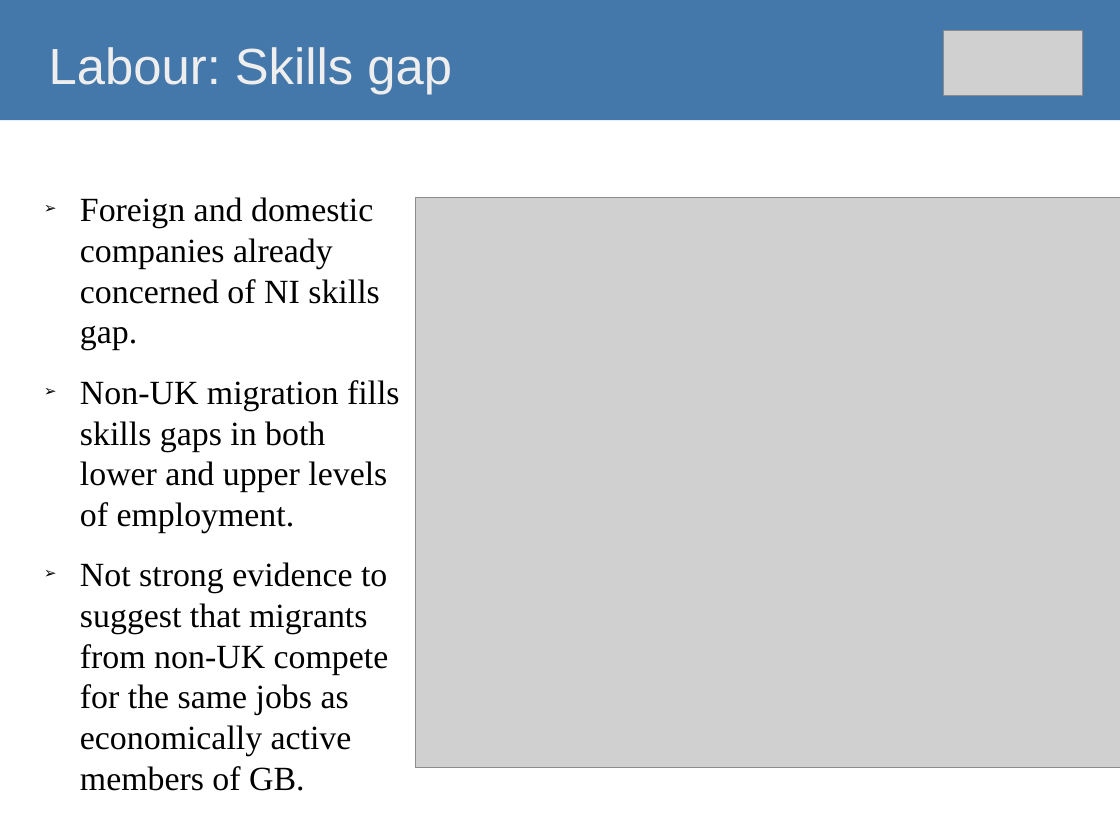
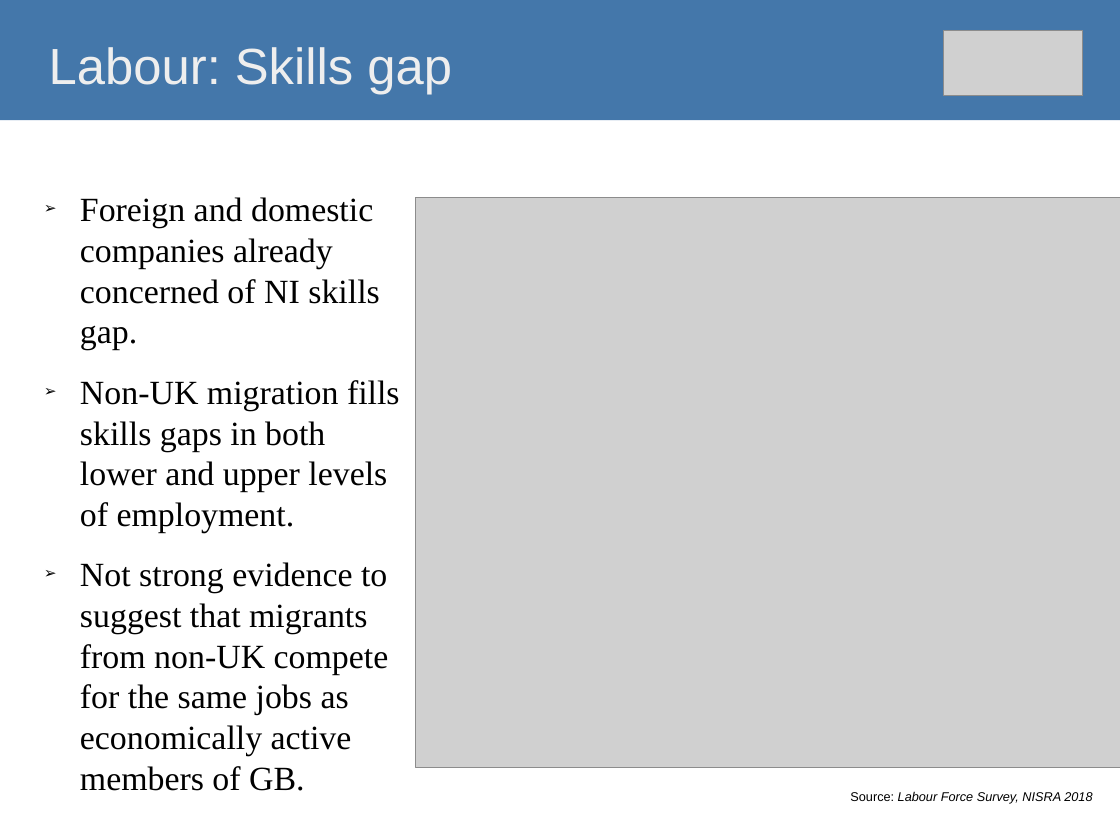
Before and after one commit to O1sims/MigrationNI, a slide deck: slide 9 of presentation/impact-of-brexit-on-ni-economy.odp. Drawn at 1120x840 pixels with LibreOffice and Linux fonts; fonts in the diff are those of the drawing; grey boxes stand for pictures. Boxes give left, top, right and bottom in pixels: in the first picture for what was removed or moved away, otherwise in the second. Text is boxed around its words. In the diff, an @@ line names an element or a change of style, - is before the commit and + after.

```diff
--- a/presentation/impact-of-brexit-on-ni-economy.odp
+++ b/presentation/impact-of-brexit-on-ni-economy.odp
@@ text added at (x1=850, y1=791, x2=1092, y2=804), 9 pt, text #000000, italic @@
+Source: Labour Force Survey, NISRA 2018
```
Also in this commit, not shown: 9 other slides changed, 1 other file.
